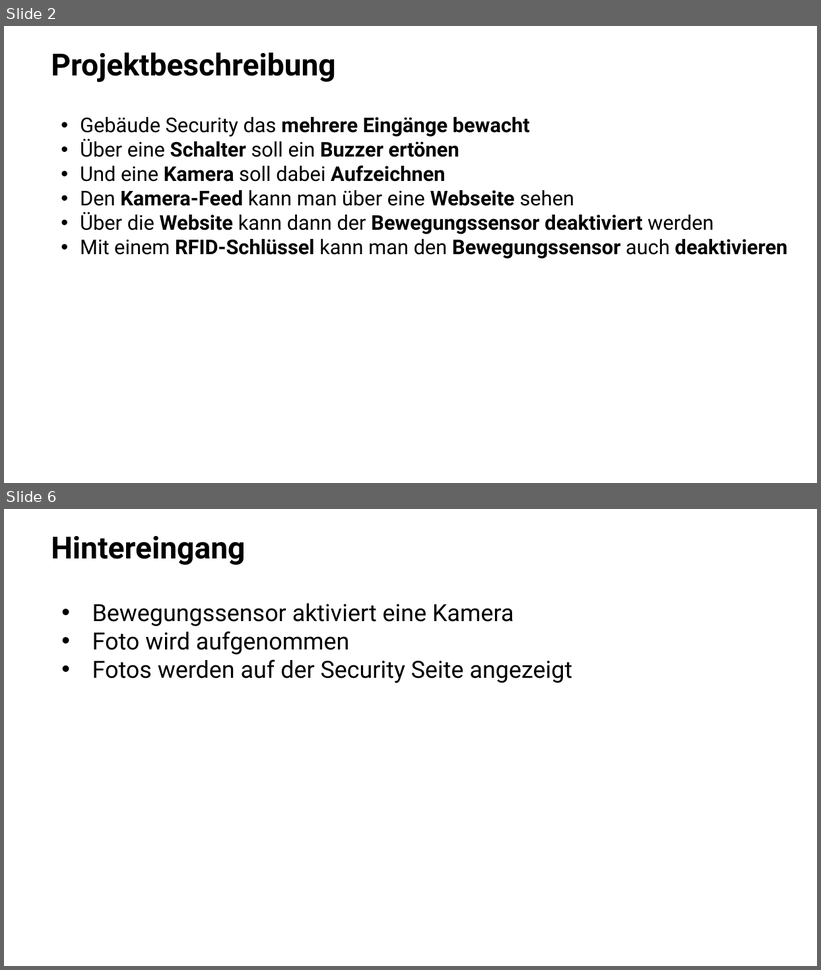
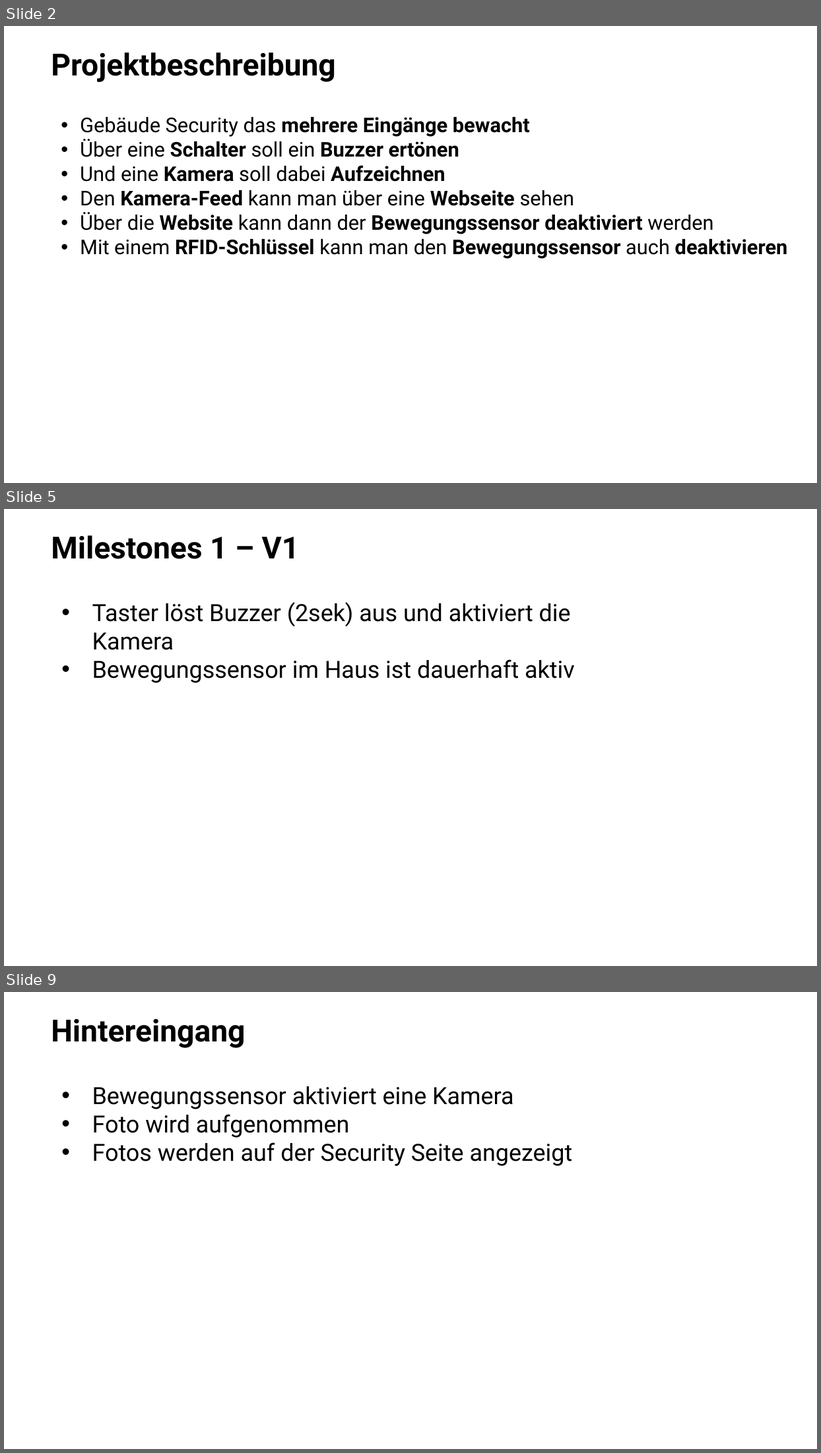
Before and after one commit to JustJ4Y/PI-SPACE-H-SECURITY, a slide deck: PPI-H.OME.pptx. Shown one above the other, each under a label of ours: slides 2 and 6 before the commit, slides 2, 5 and 9 after it; the slides between them are not shown. The pictures are 821x970 and 821x1453 pixels, drawn with LibreOffice and Linux fonts; fonts in the diff are those of the drawing; background and template pictures are left out. Boxes give left, top, right and bottom in pixels: in the first picture for what was removed or moved away, otherwise in the second. Text is boxed around its words. In the diff, an @@ line names an element or a change of style, - is before the commit and + after.

```diff
--- a/PPI-H.OME.pptx
+++ b/PPI-H.OME.pptx
@@ slide 5 added at bbox=[4, 509, 817, 966], background #FFFFFF @@
@@ text added at bbox=[51, 535, 300, 559], 36 pt, text #000000, bold @@
+Milestones 1 – V1
@@ text added at bbox=[92, 602, 575, 683], 28 pt, text #000000 @@
+• Taster löst Buzzer (2sek) aus und aktiviert die Kamera
+• Bewegungssensor im Haus ist dauerhaft aktiv
@@ what was slide 6 is now slide 9 @@
```
Also in this commit, not shown: 3 slides changed, 3 other slides added, 1 slide removed, 4 other files.
